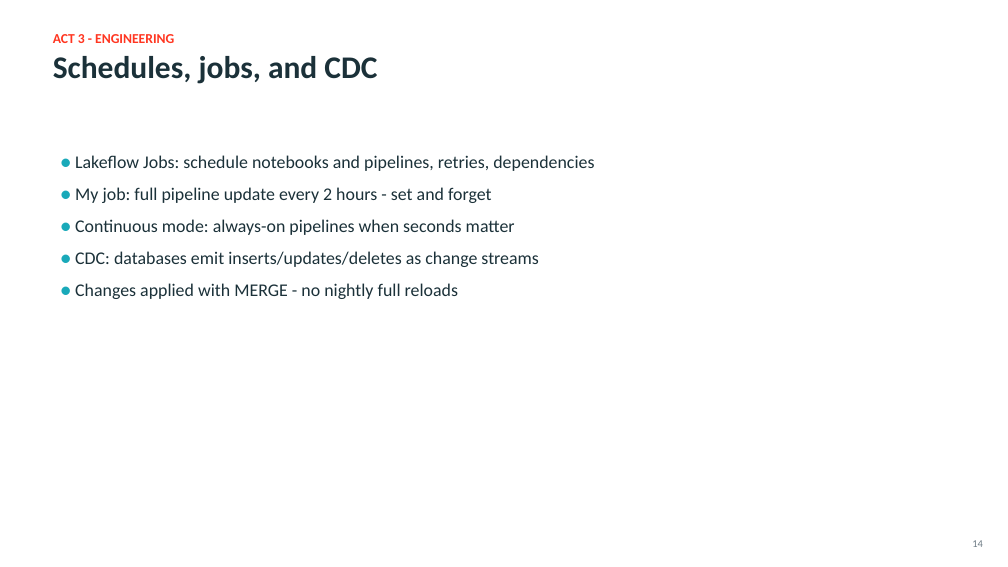
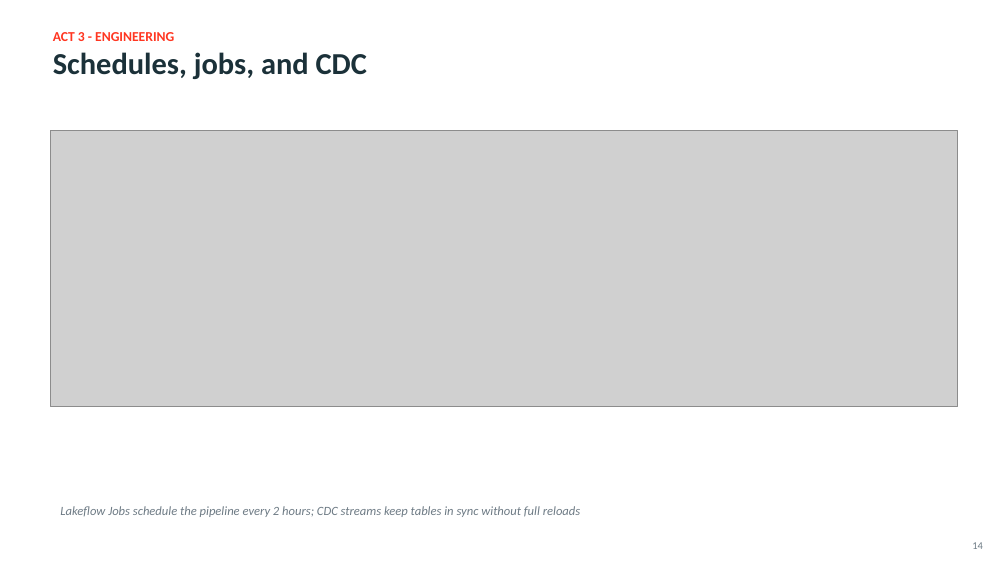
Before and after one commit to adranale/databricks_demo, a slide deck: slide 14 of AI_Through_Modern_Data_Platforms_Databricks.pptx. Drawn at 1008x567 pixels with LibreOffice and Linux fonts; fonts in the diff are those of the drawing; grey boxes stand for pictures. Boxes give left, top, right and bottom in pixels: in the first picture for what was removed or moved away, otherwise in the second. Text is boxed around its words. In the diff, an @@ line names an element or a change of style, - is before the commit and + after.

Commit message:
Update talk deck: real workspace visuals + conceptual diagrams, neutral voice
- Replaced all screenshot placeholders with 4 live-data renders (pipeline graph 17 datasets, landing volume, silver tables, gold dashboard)
- Added 11 Databricks-style diagrams (platform architecture, Delta, engines, batch vs streaming, CDC, DAB, outputs, Unity Catalog, MLflow, RAG, Unity Gateway)
- Rewrote slides to neutral voice (no demo references)

```diff
--- a/AI_Through_Modern_Data_Platforms_Databricks.pptx
+++ b/AI_Through_Modern_Data_Platforms_Databricks.pptx
@@ text at <box>53,52,367,79</box>: size 30 to 29 pt in "Schedules, jobs, and CDC" @@
@@ picture added at <box>51,130,958,407</box> @@
@@ text removed at <box>75,155,594,299</box> @@
-● Lakeflow Jobs: schedule notebooks and pipelines, retries, dependencies
-● My job: full pipeline update every 2 hours - set and forget
-● Continuous mode: always-on pipelines when seconds matter
-● CDC: databases emit inserts/updates/deletes as change streams
-● Changes applied with MERGE - no nightly full reloads
@@ text added at <box>60,506,580,517</box>, 12 pt, text #6E7B85, italic @@
+Lakeflow Jobs schedule the pipeline every 2 hours; CDC streams keep tables in sync without full reloads
```
Also in this commit, not shown: 21 other slides changed.
